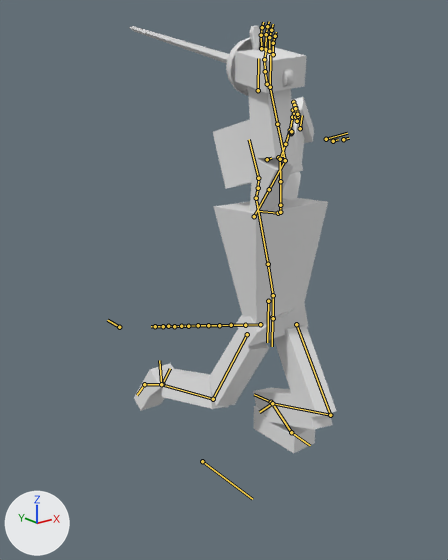
Renders of the Blender file Blender/PlayerRig01.blend from each side of a commit.
Before and after are seen from a camera (50 mm lens) standing at (-1.69, -2.29, 1.89) and looking at (-0.02, -0.2, 1.05). Lighting does not change. The marker at lower left points along +X, +Y and +Z. Both versions are drawn at frame 11 of the action 'Combat_Attack_Lunge'; the numbers are the values there. The bones that bend it are drawn over the model as lines.

Names of what the first picture shows: 'Rapier01_Cube', 'TheChosenOne'.
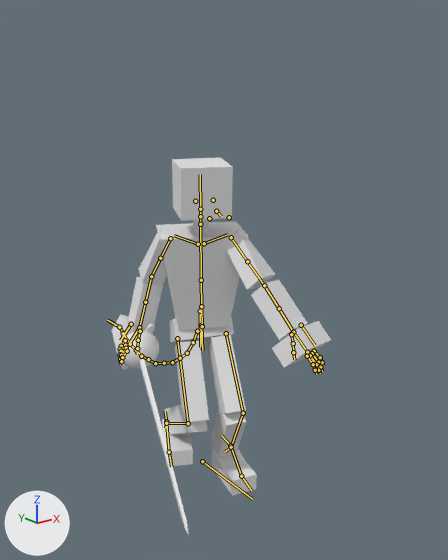
Where the change shows, as pixel boxes [x1, y1, x2, y2] in the pictures (448 x 560 px):
'TheChosenOne', posed (8% wider, 17% shorter): before [134, 47, 336, 453]; after [112, 158, 331, 496]
'Rapier01_Cube', posed: before [129, 26, 294, 95]; after [117, 324, 189, 536]
bone 'Hip_root', root to tip: before (268, 301) to (267, 342); after (200, 311) to (200, 347)
bone 'spine.002', root to tip: before (273, 295) to (268, 264); after (201, 306) to (201, 280)
bone 'spine.003', root to tip: before (268, 264) to (256, 198); after (201, 280) to (200, 224)
bone 'Head', root to tip: before (258, 178) to (249, 139); after (200, 209) to (200, 174)
bone 'Humerus.R', root to tip: before (254, 216) to (269, 189); after (170, 238) to (160, 258)
bone 'Humerus.R.001', root to tip: before (269, 189) to (285, 160); after (160, 258) to (151, 276)
bone 'Ulna.R', root to tip: before (285, 160) to (277, 124); after (151, 276) to (145, 302)
bone 'Hand.R', root to tip: before (270, 87) to (270, 55); after (139, 327) to (129, 344)
bone 'Humerus.L', root to tip: before (280, 205) to (280, 181); after (231, 237) to (247, 261)
bone 'Humerus.L.001', root to tip: before (280, 181) to (280, 159); after (247, 261) to (264, 285)
bone 'Foot_Control.R', root to tip: before (162, 384) to (170, 368); after (166, 421) to (165, 411)
bone 'Foot_Control.L', root to tip: before (271, 402) to (254, 394); after (230, 445) to (221, 435)

The edits, one by one:
Bone 'Hip_root' (bone_hip_root) moves from (0.0, 0.011, -0.512) to (0.0, 0.198, -0.026).
Bone 'Hip_root' (bone_hip_root) turns from (0, 12, 0) to (0, 23, 0) degrees about its own x, y and z.
Bone 'spine.002' (bone_spine_002) turns from (-5, 25, 3) to (5, -11, -1) degrees about its own x, y and z.
Bone 'spine.003' (bone_spine_003) turns from (0, 12, 3) to (4, -1, 0) degrees about its own x, y and z.
Bone 'Head' (bone_head) turns from (-11, -13, -1) to (-5, 10, -1) degrees about its own x, y and z.
Bone 'Humerus.R' (bone_humerus_r) turns from (-151, 4, -21) to (12, 2, 12) degrees about its own x, y and z.
Bone 'Humerus.R.001' (bone_humerus_r_001) turns from (0, -14, 0) to (0, -15, 0) degrees about its own x, y and z.
Bone 'Ulna.R' (bone_ulna_r) turns from (-32, 0, 0) to (-27, 0, 0) degrees about its own x, y and z.
Bone 'Hand.R' (bone_hand_r) turns from (5, -3, -17) to (8, 8, -17) degrees about its own x, y and z.
Bone 'Humerus.L' (bone_humerus_l) turns from (26, 33, -104) to (-36, -14, -22) degrees about its own x, y and z.
Bone 'Humerus.L.001' (bone_humerus_l_001) turns from (0, 51, 0) to (0, 33, 0) degrees about its own x, y and z.
Bone 'Foot_Control.R' (bone_foot_control_r) moves from (0.042, 0.08, -0.366) to (-0.024, 0.176, -0.103).
Bone 'Foot_Control.R' (bone_foot_control_r) turns from (-124, 3, -2) to (0, 2, 29) degrees about its own x, y and z.
Bone 'Foot_Control.L' (bone_foot_control_l) moves from (-0.003, -0.416, 0.342) to (-0.001, -0.085, -0.016).
Bone 'Foot_Control.L' (bone_foot_control_l) turns from (0, 0, 0) to (0, 1, -15) degrees about its own x, y and z.
